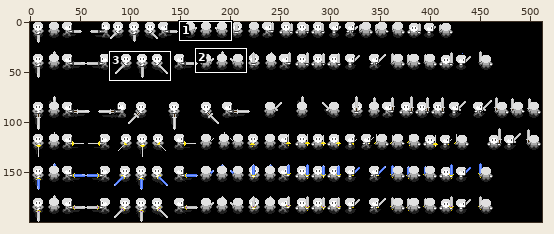
Edited in one commit: sprite sheet (res/VISUAL_DATA/PLAYER/PLAYER_MALE/player_male_swordsheet_noarmor.png). Above: a wide view before the commit, with the close-up outlined.
Close-up. The starting point:
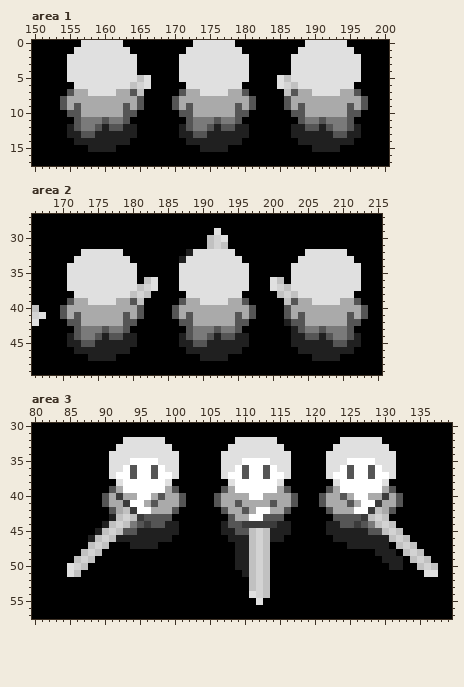
The file is 512x200 pixels. Colours within 5 levels of each other are drawn and written as one. Shown: area 1: x 150..200, y 0..17; area 2: x 166..215, y 27..49; area 3: x 80..139, y 30..57. The commit also changed other parts of the picture, which this record leaves out.
The result:
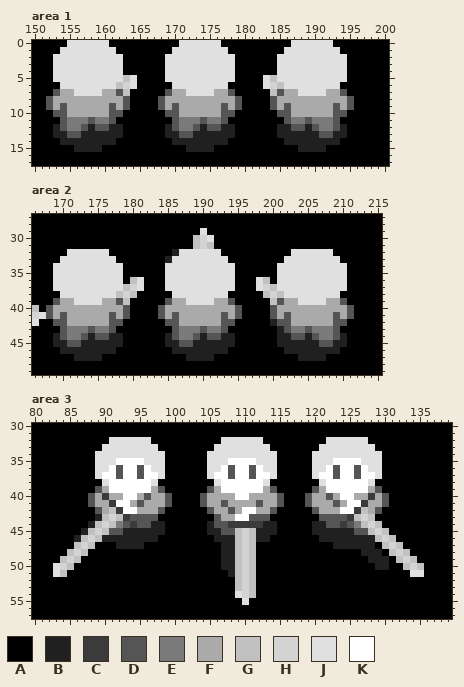
Palette (. is transparent): A #000000  B #202020  C #3b3b3b  D #555555  E #7a7a7a  F #aaaaaa  G #c1c1c1  H #d3d3d3  J #e0e0e0  K #ffffff
The exact change:
Area 1:
y 0: x 155..156 AA -> JJ; x 161..162 JJ -> AA; x 171..172 AA -> JJ; x 177..178 JJ -> AA; x 187..188 AA -> JJ; x 193..194 JJ -> AA
y 1: x 154..155 AA -> JJ; x 162..163 JJ -> AA; x 170..171 AA -> JJ; x 178..179 JJ -> AA; x 186..187 AA -> JJ; x 194..195 JJ -> AA
y 2..4: x 153..154 AA -> JJ; x 163..164 JJ -> AA; x 169..170 AA -> JJ; x 179..180 JJ -> AA; x 185..186 AA -> JJ; x 195..196 JJ -> AA
y 5: x 153..154 AA -> JJ; x 163 J -> G; x 165..166 GJ -> AA; x 169..170 AA -> JJ; x 179..180 JJ -> AA; x 183..184 AA -> JG; x 186 G -> J; x 195..196 JJ -> AA
y 6: x 154..155 AA -> JJ; x 162..166 JJGHJ -> GHJAA; x 170..171 AA -> JJ; x 178..179 JJ -> AA; x 183..187 AAJHG -> JHGJJ; x 194..195 JJ -> AA
y 7: x 153..157 AADFF -> DFFJJ; x 160..165 JJFFDG -> FFDGAA; x 169..173 AADFF -> DFFJJ; x 176..180 JJFFD -> FFDAA; x 184..189 AAGDFF -> GDFFJJ; x 192..196 JJFFD -> FFDAA
y 8: x 152..154 AAD -> DFF; x 163..165 FFD -> DAA; x 168..170 AAD -> DFF; x 179..181 FFD -> DAA; x 184..186 AAD -> DFF; x 195..197 FFD -> DAA
y 9: x 152..153 AA -> DF; x 156 D -> F; x 161 F -> D; x 164..165 FD -> AA; x 168..169 AA -> DF; x 172 D -> F; x 177 F -> D; x 180..181 FD -> AA; x 184..185 AA -> DF; x 188 D -> F; x 193 F -> D; x 196..197 FD -> AA
y 10: x 153..156 AADD -> DDFF; x 161..164 FFDD -> DDAA; x 169..172 AADD -> DDFF; x 177..180 FFDD -> DDAA; x 185..188 AADD -> DDFF; x 193..196 FFDD -> DDAA
y 11: x 154..156 AAD -> DEE; x 158 E -> D; x 160..163 DEED -> EDAA; x 170..172 AAD -> DEE; x 174 E -> D; x 176..179 DEED -> EDAA; x 186..189 AADE -> DEED; x 191 D -> E; x 193..195 EED -> DAA
y 12: x 153..158 AABDEE -> BDEEDB; x 160..164 BDDBB -> DBBAA; x 169..174 AABDEE -> BDEEDB; x 176..180 BDDBB -> DBBAA; x 185..189 AABBD -> BBDDB; x 191..196 BDEEDB -> EEDBAA
y 13: x 153..158 AABBDD -> BBDDBB; x 163..164 BB -> AA; x 169..174 AABBDD -> BBDDBB; x 179..180 BB -> AA; x 185..186 AA -> BB; x 191..196 BBDDBB -> DDBBAA
y 14: x 154..155 AA -> BB; x 162..163 BB -> AA; x 170..171 AA -> BB; x 178..179 BB -> AA; x 186..187 AA -> BB; x 194..195 BB -> AA
y 15: x 156..157 AA -> BB; x 160..161 BB -> AA; x 172..173 AA -> BB; x 176..177 BB -> AA; x 188..189 AA -> BB; x 192..193 BB -> AA
Area 2:
y 29: x 190 A -> J; x 192 J -> A
y 30: x 189..193 AAGHJ -> GHJAA
y 31: x 189..190 AA -> GH; x 192..193 HG -> AA
y 32: x 171..172 AA -> JJ; x 177..178 JJ -> AA; x 186..188 AAB -> BJJ; x 193..194 JJ -> AA; x 203..204 AA -> JJ; x 209..210 JJ -> AA
y 33: x 170..171 AA -> JJ; x 178..179 JJ -> AA; x 185..187 AAB -> BJJ; x 194..195 JJ -> AA; x 202..203 AA -> JJ; x 210..211 JJ -> AA
y 34..35: x 169..170 AA -> JJ; x 179..180 JJ -> AA; x 185..186 AA -> JJ; x 195..196 JJ -> AA; x 201..202 AA -> JJ; x 211..212 JJ -> AA
y 36: x 169..170 AA -> JJ; x 179..183 JJAGJ -> AGJAA; x 185..186 AA -> JJ; x 195..196 JJ -> AA; x 198..202 AAJGA -> JGAJJ; x 211..212 JJ -> AA
y 37: x 169..170 AA -> JJ; x 179..183 JJGHJ -> GHJAA; x 185..186 AA -> JJ; x 195..196 JJ -> AA; x 198..202 AAJHG -> JHGJJ; x 211..212 JJ -> AA
y 38: x 170..171 AA -> JJ; x 178..179 JJ -> GH; x 181..182 HG -> AA; x 186..187 AA -> JJ; x 194..195 JJ -> AA; x 199..200 AA -> GH; x 202..203 HG -> JJ; x 210..211 JJ -> AA
y 39: x 169..173 AADFF -> DFFJJ; x 176..181 JJFFDG -> FFDGAA; x 185..189 AADFF -> DFFJJ; x 192..196 JJFFD -> FFDAA; x 200..205 AAGDFF -> GDFFJJ; x 208..212 JJFFD -> FFDAA
y 40: x 168..170 AAD -> DFF; x 179..181 FFD -> DAA; x 184..186 AAD -> DFF; x 195..197 FFD -> DAA; x 200..202 AAD -> DFF; x 211..213 FFD -> DAA
y 41: x 168..169 AA -> DF; x 172 D -> F; x 177 F -> D; x 180..181 FD -> AA; x 184..185 AA -> DF; x 188 D -> F; x 193 F -> D; x 196..197 FD -> AA; x 200..201 AA -> DF; x 204 D -> F; x 209 F -> D; x 212..213 FD -> AA
y 42: x 169..172 AADD -> DDFF; x 177..180 FFDD -> DDAA; x 185..188 AADD -> DDFF; x 193..196 FFDD -> DDAA; x 200..204 AABDD -> BDDFF; x 209..212 FFDD -> DDAA
y 43: x 170..172 AAD -> DEE; x 174 E -> D; x 176..179 DEED -> EDAA; x 186..188 AAD -> DEE; x 190 E -> D; x 192..195 DEED -> EDAA; x 201..205 AABDE -> BDEED; x 207 D -> E; x 209..211 EED -> DAA
y 44: x 169..174 AABDEE -> BDEEDB; x 176..180 BDDBB -> DBBAA; x 185..190 AABDEE -> BDEEDB; x 192..196 BDDBB -> DBBAA; x 201..205 AABBD -> BBDDB; x 207..212 BDEEDB -> EEDBAA
y 45: x 169..174 AABBDD -> BBDDBB; x 179..180 BB -> AA; x 185..190 AABBDD -> BBDDBB; x 195..196 BB -> AA; x 201..202 AA -> BB; x 207..212 BBDDBB -> DDBBAA
y 46: x 170..171 AA -> BB; x 178..179 BB -> AA; x 186..187 AA -> BB; x 194..195 BB -> AA; x 202..203 AA -> BB; x 210..211 BB -> AA
y 47: x 172..173 AA -> BB; x 176..177 BB -> AA; x 188..189 AA -> BB; x 192..193 BB -> AA; x 204..205 AA -> BB; x 208..209 BB -> AA
Area 3:
y 32: x 91..92 AA -> JJ; x 97..98 JJ -> AA; x 107..108 AA -> JJ; x 113..114 JJ -> AA; x 122..123 AA -> JJ; x 128..129 JJ -> AA
y 33: x 90..91 AA -> JJ; x 98..99 JJ -> AA; x 106..107 AA -> JJ; x 114..115 JJ -> AA; x 121..122 AA -> JJ; x 129..130 JJ -> AA
y 34: x 89..90 AA -> JJ; x 99..100 JJ -> AA; x 105..106 AA -> JJ; x 115..116 JJ -> AA; x 120..121 AA -> JJ; x 130..131 JJ -> AA
y 35: x 89..90 AA -> JJ; x 92..93 JJ -> KK; x 96..97 KK -> JJ; x 99..100 JJ -> AA; x 105..106 AA -> JJ; x 108..109 JJ -> KK; x 112..113 KK -> JJ; x 115..116 JJ -> AA; x 120..121 AA -> JJ; x 123..124 JJ -> KK; x 127..128 KK -> JJ; x 130..131 JJ -> AA
y 36: x 89..92 AAJJ -> JJKD; x 94..95 DK -> KD; x 97..100 DKJJ -> JJAA; x 105..108 AAJJ -> JJKD; x 110..111 DK -> KD; x 113..116 DKJJ -> JJAA; x 120..123 AAJJ -> JJKD; x 125..126 DK -> KD; x 128..131 DKJJ -> JJAA
y 37: x 89..92 AAJK -> JKKD; x 94..95 DK -> KD; x 97..100 DKKJ -> KJAA; x 105..108 AAJK -> JKKD; x 110..111 DK -> KD; x 113..116 DKKJ -> KJAA; x 120..123 AAJK -> JKKD; x 125..126 DK -> KD; x 128..131 DKKJ -> KJAA
y 38: x 90..92 AAJ -> JKK; x 97..99 KKJ -> JAA; x 106..108 AAJ -> JKK; x 113..115 KKJ -> JAA; x 121..123 AAJ -> JKK; x 128..130 KKJ -> JAA
y 39: x 89..92 AADF -> DFKK; x 97..100 KKFD -> FDAA; x 105..108 AADF -> DFKK; x 113..116 KKFD -> FDAA; x 120..123 AADF -> DFKK; x 128..131 KKFD -> FDAA
y 40: x 88..90 AAD -> DFC; x 92..96 CFFKK -> FKKFD; x 98..101 DFFD -> FDAA; x 104..106 AAD -> DFF; x 109..112 FFKK -> KKFF; x 115..117 FFD -> DAA; x 119..122 AADF -> DFFD; x 124..128 DFKKF -> KKFFC; x 130..132 CFD -> DAA
y 41: x 88..95 AADFFCKK -> DFFCKKFD; x 97 D -> F; x 99..101 FFD -> DAA; x 104..107 AADF -> DFFD; x 109 D -> F; x 112 F -> D; x 114..117 DFFD -> FDAA; x 119..121 AAD -> DFF; x 123 F -> D; x 125..132 DFKKCFFD -> KKCFFDAA
y 42: x 89..96 AADFGCKK -> DFGCKKFF; x 98..100 FFD -> DAA; x 105..108 AADF -> DFFD; x 110..116 DFKKFFD -> KKFFDAA; x 120..122 AAD -> DFF; x 124..131 FFKKCGFD -> KKCGFDAA
y 43: x 89..91 AAB -> BGH; x 93..95 HGC -> CDD; x 98..99 DD -> AA; x 106..112 AADFFKK -> DFFKKDD; x 114..115 DD -> AA; x 121..122 AA -> DD; x 125..127 DDC -> CGH; x 129..130 HG -> AA
y 44: x 88..90 AAB -> BGH; x 92..94 HGE -> EDC; x 96..100 CDDBB -> DBBAA; x 105..109 AABDD -> BDDCC; x 113..116 CCBB -> BBAA; x 120..124 AABBD -> BBDDC; x 126..128 CDE -> EGH; x 130..131 HG -> AA
y 45: x 87..89 AAB -> BGH; x 91..94 HGDD -> DDBB; x 99..100 BB -> AA; x 105..110 AABBDD -> BBDDGH; x 112..113 HG -> BB; x 115..116 BB -> AA; x 120..121 AA -> BB; x 126..129 BBDD -> DDGH; x 131..132 HG -> AA
y 46: x 86..88 AAB -> BGH; x 90..91 HG -> BB; x 98..99 BB -> AA; x 106..107 AA -> BB; x 109..110 BB -> GH; x 112..115 HGBB -> BBAA; x 121..122 AA -> BB; x 129..130 BB -> GH; x 132..133 HG -> AA
y 47: x 86..87 AA -> GH; x 89..90 HG -> AA; x 92..93 AA -> BB; x 96..97 BB -> AA; x 107..110 AABB -> BBGH; x 112..113 HG -> AA; x 123..124 AA -> BB; x 129..131 BBA -> AGH; x 133..134 HG -> AA
y 48: x 85..86 AA -> GH; x 88..89 HG -> AA; x 107..110 AABB -> BBGH; x 112..113 HG -> AA; x 127..128 AA -> BB; x 130..132 BBA -> AGH; x 134..135 HG -> AA
y 49: x 84..85 AA -> GH; x 87..88 HG -> AA; x 107..110 AABB -> BBGH; x 112..113 HG -> AA; x 128..129 AA -> BB; x 131..133 BBA -> AGH; x 135..136 HG -> AA
y 50: x 83..87 AAJHG -> JHGAA; x 107..110 AABB -> BBGH; x 112..113 HG -> AA; x 129..134 AABBAA -> BBAAGH; x 136..137 HG -> AA
y 51: x 83..86 AAJG -> JGAA; x 108..110 AAB -> BGH; x 112..113 HG -> AA; x 134..137 AAJJ -> JJAA
y 52..53: x 109..110 AA -> GH; x 112..113 HG -> AA
y 54: x 109..113 AAJHG -> JHGAA
y 55: x 110 A -> J; x 112 J -> A
Pixel boxes of the changes (left, top, right, bottom) in both close-ups:
changed: (46, 40, 368, 152)
changed: (46, 228, 368, 361)
changed: (53, 437, 438, 605)
